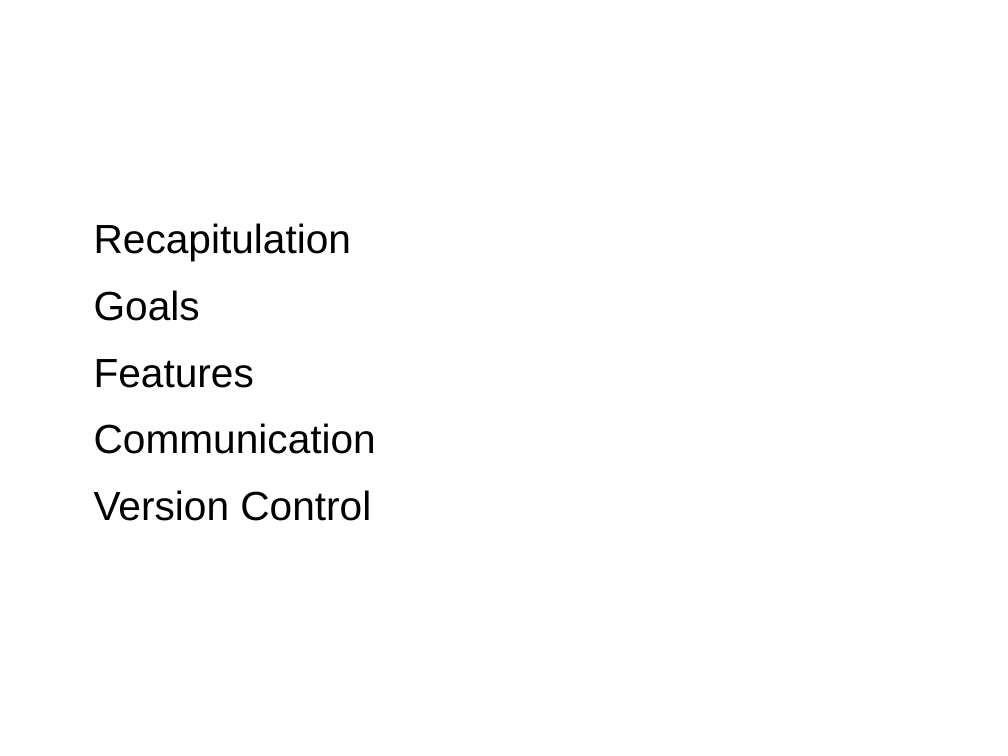
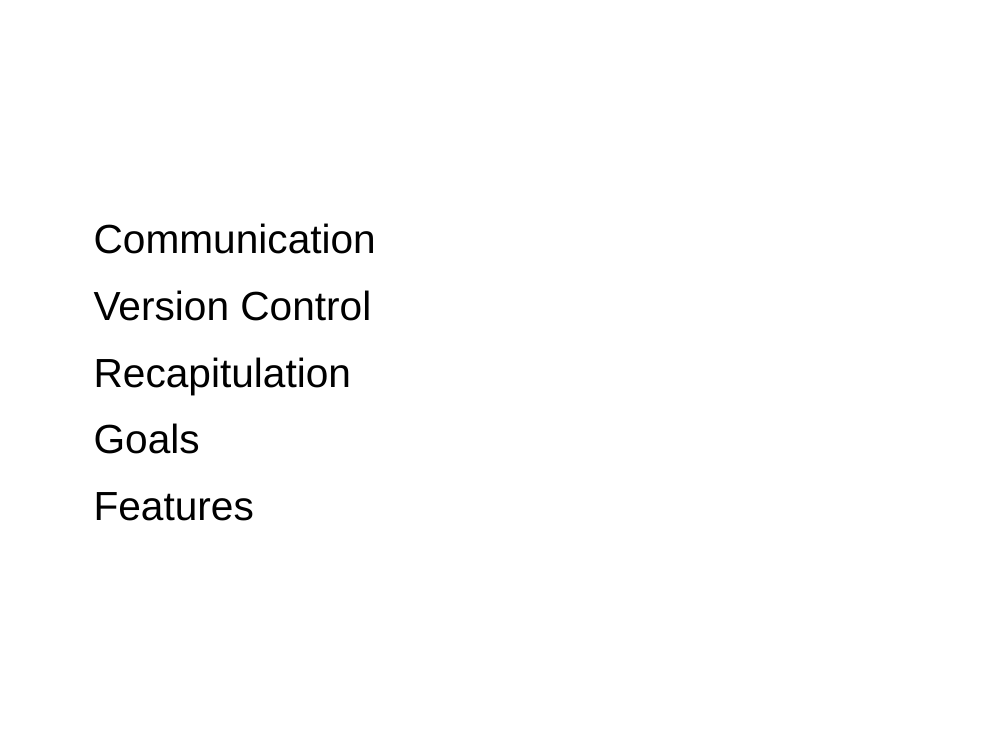
Before and after one commit to szyuGH/StarrockGame, a slide deck: slide 2 of Docs/PresentationPrototype2/PrototypePresentation2.odp. Drawn at 1008x756 pixels with LibreOffice and Linux fonts; fonts in the diff are those of the drawing; background and template pictures are left out. Boxes give left, top, right and bottom in pixels: in the first picture for what was removed or moved away, otherwise in the second. Text is boxed around its words. In the diff, an @@ line names an element or a change of style, - is before the commit and + after.

Commit message:
updated presentation again

```diff
--- a/Docs/PresentationPrototype2/PrototypePresentation2.odp
+++ b/Docs/PresentationPrototype2/PrototypePresentation2.odp
@@ text at <box>94,223,376,321</box>: paragraphs added @@
+● Communication
+● Version Control
@@ text at <box>94,423,376,521</box>: paragraphs removed @@
-● Communication
-● Version Control
```
